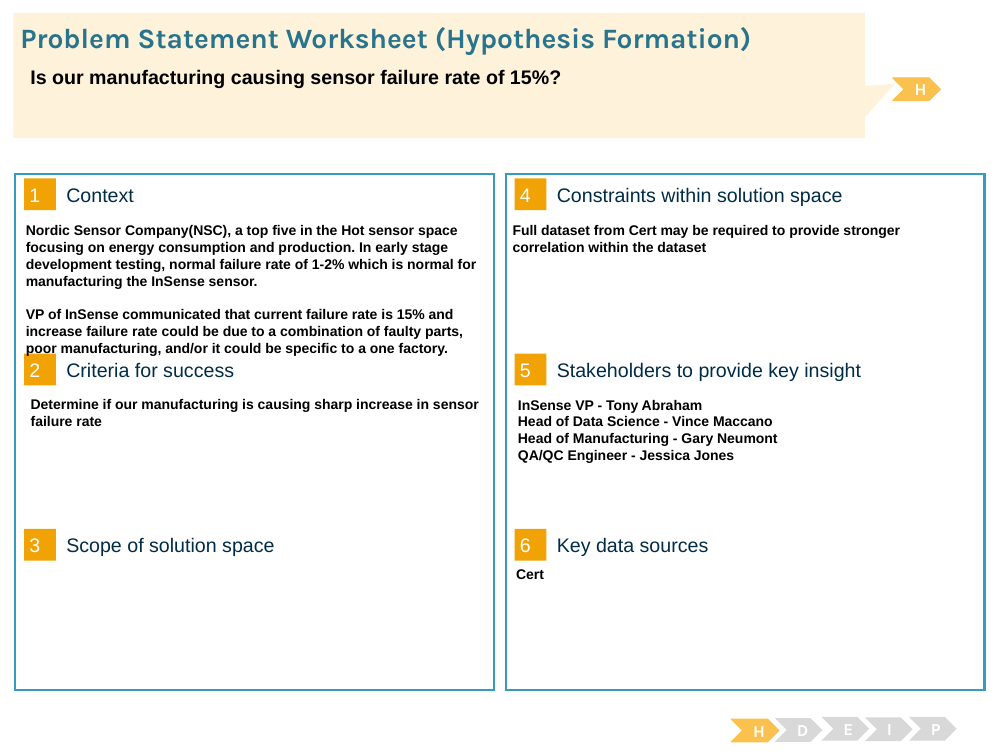
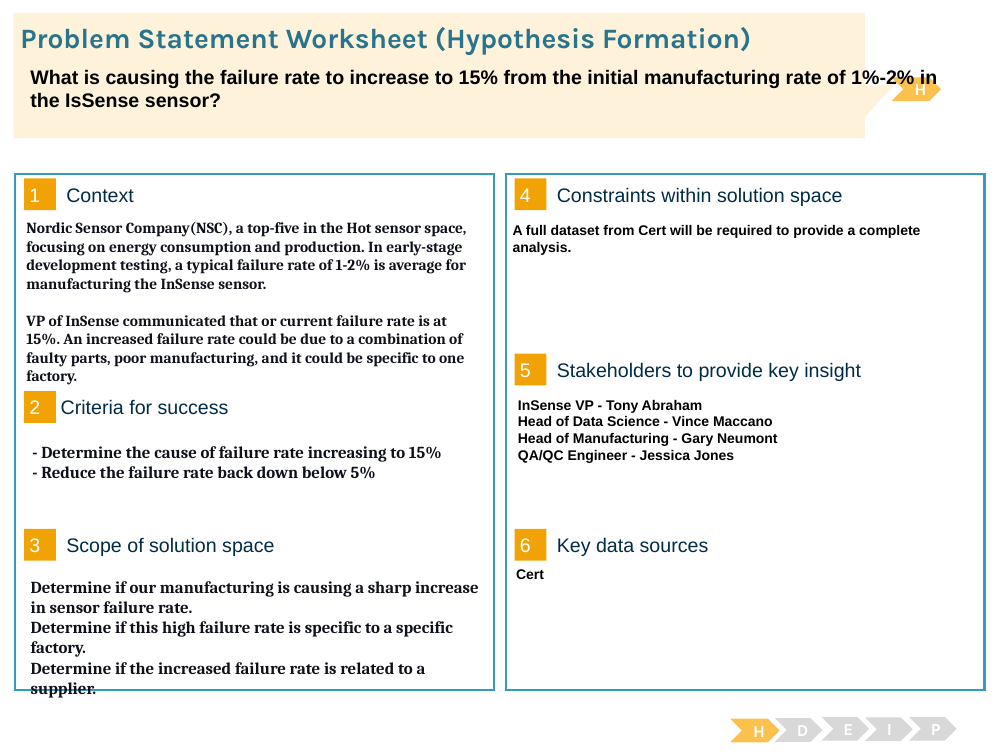
Before and after one commit to Erik1120/SpringboardProject, a slide deck: slide 1 of Nortic_Sensing_ErikPak.pptx. Drawn at 1008x756 pixels with LibreOffice and Linux fonts; fonts in the diff are those of the drawing. Boxes give left, top, right and bottom in pixels: in the first picture for what was removed or moved away, otherwise in the second. Text is boxed around its words. In the diff, an @@ line names an element or a change of style, - is before the commit and + after.

```diff
--- a/Nortic_Sensing_ErikPak.pptx
+++ b/Nortic_Sensing_ErikPak.pptx
@@ text at box(30, 69, 937, 108): text changed @@
-Is our manufacturing causing sensor failure rate of 15%?
+What is causing the failure rate to increase to 15% from the initial manufacturing rate of 1%-2% in the IsSense sensor?
@@ text at box(26, 222, 466, 367): text changed; size 10 to 11 pt; font Arial to Cambria; text colour #000000 to #0E101A @@
-Nordic Sensor Company(NSC), a top five in the Hot sensor space focusing on energy consumption and production. In early stage development testing, normal failure rate of 1-2% which is normal for manufacturing the InSense sensor.
-VP of InSense communicated that current failure rate is 15% and increase failure rate could be due to a combination of faulty parts, poor manufacturing, and/or it could be specific to a one factory.
+Nordic Sensor Company(NSC), a top-five in the Hot sensor space, focusing on energy consumption and production. In early-stage development testing, a typical failure rate of 1-2% is average for manufacturing the InSense sensor.
+VP of InSense communicated that or current failure rate is at 15%. An increased failure rate could be due to a combination of faulty parts, poor manufacturing, and it could be specific to one factory.
@@ text at box(513, 225, 920, 255): text changed @@
-Full dataset from Cert may be required to provide stronger correlation within the dataset
+A full dataset from Cert will be required to provide a complete analysis.
@@ text "2": place and size @@
-text "2" at box(29, 363, 40, 377)
+text "2" at box(29, 400, 40, 414)
@@ rectangle: place and size @@
-rectangle at box(24, 354, 56, 386)
+rectangle at box(24, 391, 56, 423)
@@ text "Criteria for success": place and size @@
-text "Criteria for success" at box(66, 362, 234, 378)
+text "Criteria for success" at box(61, 399, 229, 415)
@@ text at box(41, 446, 442, 479): text changed; size 10 to 12 pt; font Arial to Cambria; text colour #000000 to #0E101A @@
-Determine if our manufacturing is causing sharp increase in sensor failure rate
+- Determine the cause of failure rate increasing to 15%
+- Reduce the failure rate back down below 5%
@@ text added at box(31, 581, 479, 674), 12 pt, text #0E101A, bold @@
+Determine if our manufacturing is causing a sharp increase in sensor failure rate.
+Determine if this high failure rate is specific to a specific factory.
+Determine if the increased failure rate is related to a supplier.
```
Also in this commit, not shown: 2 other files.
